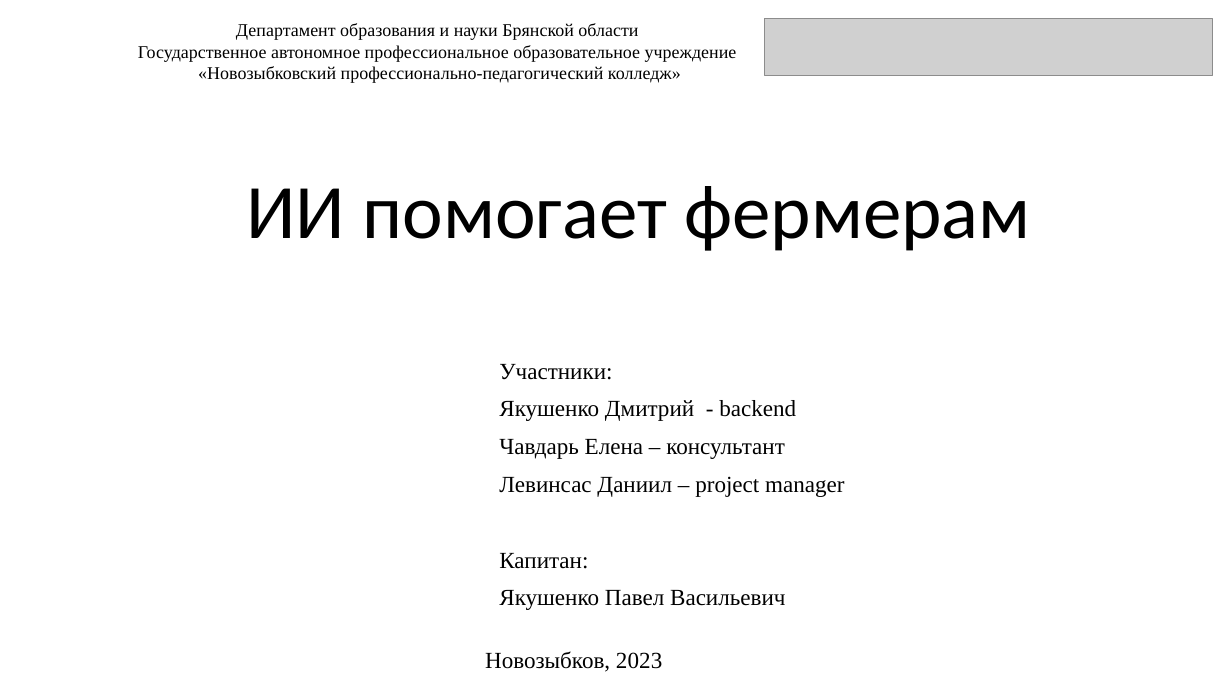
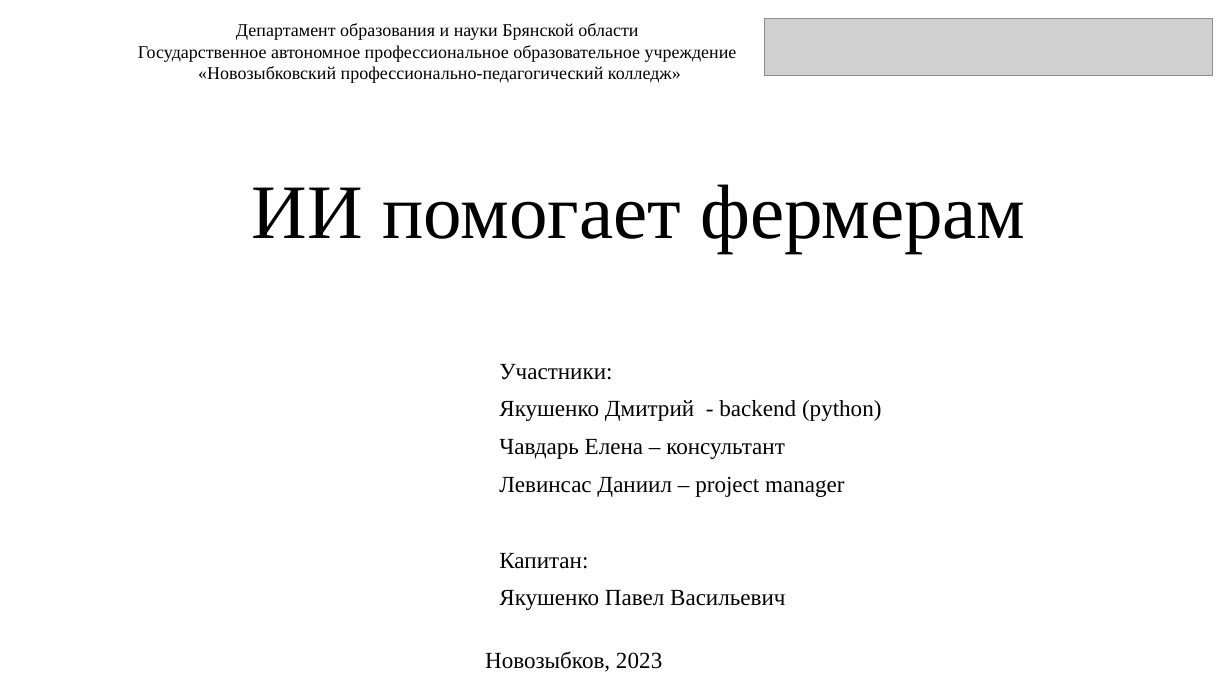
Before and after one commit to steelfeet/19.05.23-969064-farma, a slide deck: slide 1 of Презентация_v1.pptx. Drawn at 1232x693 pixels with LibreOffice and Linux fonts; fonts in the diff are those of the drawing; grey boxes stand for pictures; background and template pictures are left out. Boxes give left, top, right and bottom in pixels: in the first picture for what was removed or moved away, otherwise in the second. Text is boxed around its words. In the diff, an @@ line names an element or a change of style, - is before the commit and + after.

```diff
--- a/Презентация_v1.pptx
+++ b/Презентация_v1.pptx
@@ title "ИИ помогает фермерам" at (252,184,1025,253): font Calibri to Times New Roman @@
@@ subtitle at (499,400,881,421): text changed @@
-Якушенко Дмитрий - backend
+Якушенко Дмитрий - backend (python)
```
Also in this commit, not shown: 2 other slides changed, 1 slide added, 1 slide removed, 1 other file.
